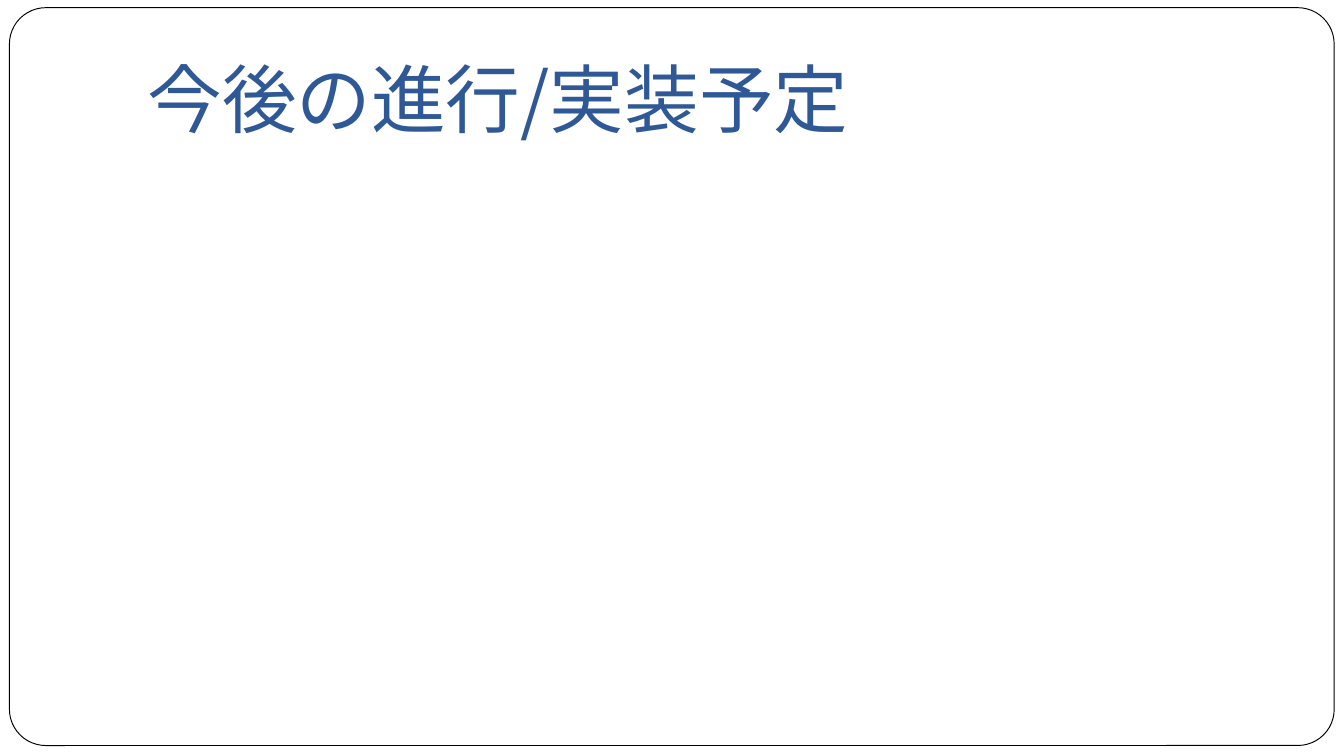
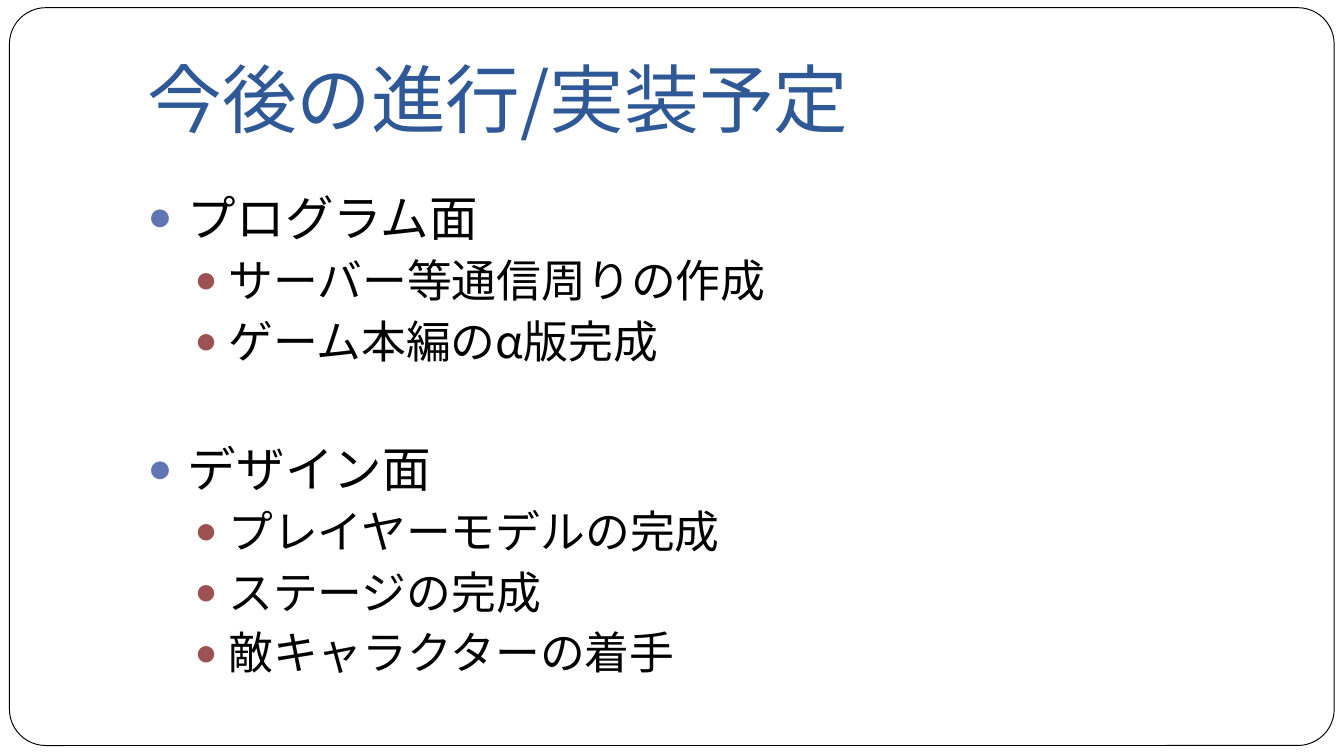
Before and after one commit to NyamLand/VSRPG, a slide deck: slide 22 of 仕様/プレゼンテーション/第一回発表.pptx (slide 19 before the commit). Drawn at 1344x756 pixels with LibreOffice and Linux fonts; fonts in the diff are those of the drawing. Boxes give left, top, right and bottom in pixels: in the first picture for what was removed or moved away, otherwise in the second. Text is boxed around its words. In the diff, an @@ line names an element or a change of style, - is before the commit and + after.

Commit message:
仕様書の更新＆プレゼン資料更新 ・詳しくはTopの更新履歴を参照 ・プレゼン資料を作成(あとは画像だけ) ・画像イメージの追加

```diff
--- a/仕様/プレゼンテーション/第一回発表.pptx
+++ b/仕様/プレゼンテーション/第一回発表.pptx
@@ text added at (x1=188, y1=195, x2=765, y2=673), 24 pt, text #000000 @@
+● プログラム面
+  ● サーバー等通信周りの作成
+  ● ゲーム本編のα版完成
+● デザイン面
+  ● プレイヤーモデルの完成
+  ● ステージの完成
+  ● 敵キャラクターの着手
```
Also in this commit, not shown: 4 other slides changed, 3 slides added, 6 other files.
